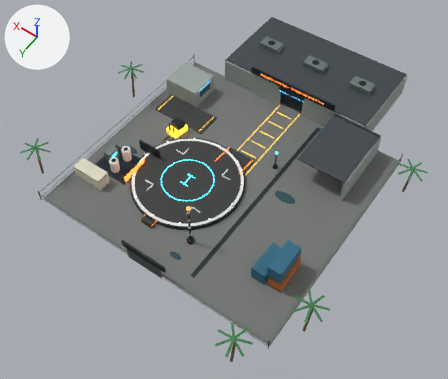
A saved change to the glTF model yard/charleston-operations-yard-greybox.glb.
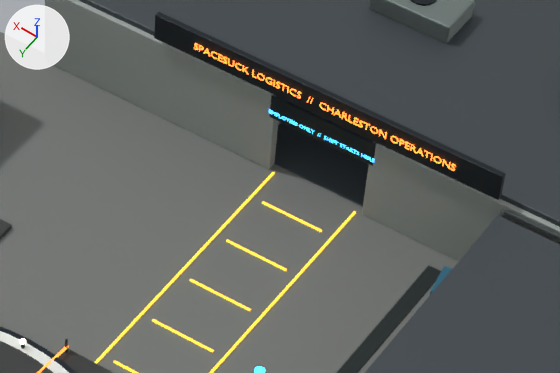
The first picture shows the older version from a 50 mm camera at (-39.4, 69.4, 84.5) aimed at (-0.9, 15.4, -0.3). The close-ups show the older and then the newer version on the part from 48% to 78% of the width and 17% to 40% of the height of that picture. Only the edits that show in the close-ups are written down. Arrows for +X, +Y and +Z are at upper left; the lights stay in place. Where no turn or scale is listed for an object, it has been applied to the vertices.

The scene before the commit, as lines of its bpy script (objects in view):
```python
me_cube_005 = bpy.data.meshes.new('Cube.005')
me_cube_005.from_pydata(...)  # 56 vertices, 108 faces; spans x -6.35..6.35, y -0.25..0.25, z -2.25..2.25
me_cube_005.materials.append(mat_charlestonwall)  # grey #9ea6a2
me_cube_006 = bpy.data.meshes.new('Cube.006')
me_cube_006.from_pydata(...)  # 56 vertices, 108 faces; spans x -2.75..2.75, y -0.28..0.28, z -0.65..0.65
me_cube_006.materials.append(mat_charlestonstructure)  # dark blue #2c353c
me_cube_185 = bpy.data.meshes.new('Cube.185')
me_cube_185.from_pydata(...)  # 56 vertices, 108 faces; spans x -2.1..2.1, y -1.2..1.2, z -0.5..0.5
me_cube_185.materials.append(mat_charlestonlocker)  # grey #798481
ob_geo_operationsdoorheader = bpy.data.objects.new('GEO_OperationsDoorHeader', me_cube_006)
ob_geo_operationsdoorheader.location = (0.0, -7.75, 3.85)
ob_geo_operationsfronteast = bpy.data.objects.new('GEO_OperationsFrontEast', me_cube_005)
ob_geo_operationsfronteast.location = (8.85, -7.75, 2.25)
ob_prop_rtu_1 = bpy.data.objects.new('PROP_RTU_1', me_cube_185)
ob_prop_rtu_1.location = (0.0, -16.0, 5.25)
# also in view: 'GEO_OperationsFrontWest' at (-8.9, -7.8, 2.2); 'GEO_MaintenanceRoof' at (-14.0, -0.5, 4.7); 'GEO_DrainChannel' at (-7.0, 13.0, 0.0); 'SIGN_Company' at (0.0, -7.2, 5.6); 'MARK_WalkLaneR' at (2.2, 1.8, 0.0)
```
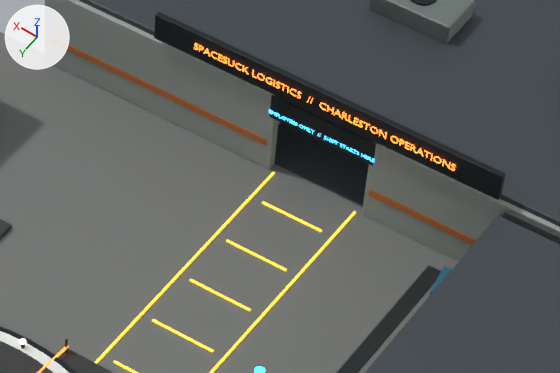
Where the newer file only moved an object's origin or applied its transform, the numbers keep the older frame.

Changed parts and their boxes [x1, y1, x2, y2] in the close-ups (560 x 373 px):
```json
{"object": "TRIM_FrontExtEBand", "change": "added", "after": [50, 36, 267, 146]}
{"object": "TRIM_FrontExtWBand", "change": "added", "after": [369, 190, 477, 245]}
```

The change, as JSON lines over the scene's bpy script:
```json
{"op": "add", "block": "mat_charlestoncompanyorange", "code": ["mat_charlestoncompanyorange = principled_material('CharlestonCompanyOrange')", "mat_charlestoncompanyorange.base_color = (0.55, 0.16, 0.03)  # orange #c46f30", "mat_charlestoncompanyorange.metallic = 0.05", "mat_charlestoncompanyorange.roughness = 0.6"]}
{"op": "add", "block": "me_cube_084_1", "code": ["me_cube_084_1 = bpy.data.meshes.new('Cube.084')", "me_cube_084_1.from_pydata(...)  # 56 vertices, 108 faces; spans x -6.1..6.1, y -0.02..0.02, z -0.18..0.18", "me_cube_084_1.materials.append(mat_charlestoncompanyorange)  # orange #c46f30"]}
{"op": "add", "block": "ob_trim_frontextwband", "code": ["ob_trim_frontextwband = bpy.data.objects.new('TRIM_FrontExtWBand', me_cube_084_1)", "ob_trim_frontextwband.location = (-8.85, -7.47, 1.6)"]}
{"op": "add", "block": "ob_trim_frontexteband", "code": ["ob_trim_frontexteband = bpy.data.objects.new('TRIM_FrontExtEBand', me_cube_084_1.copy())", "ob_trim_frontexteband.location = (8.85, -7.47, 1.6)"]}
```
